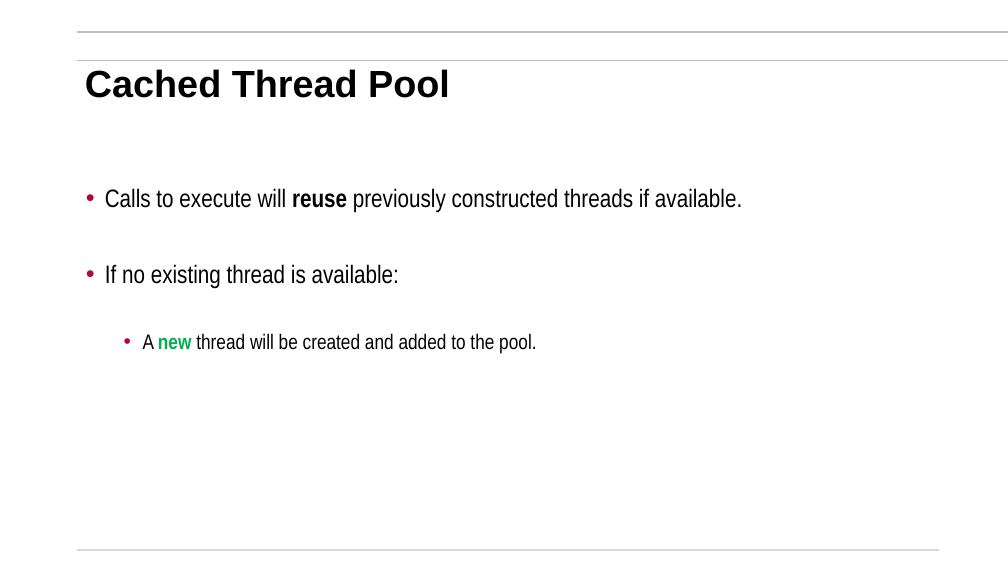
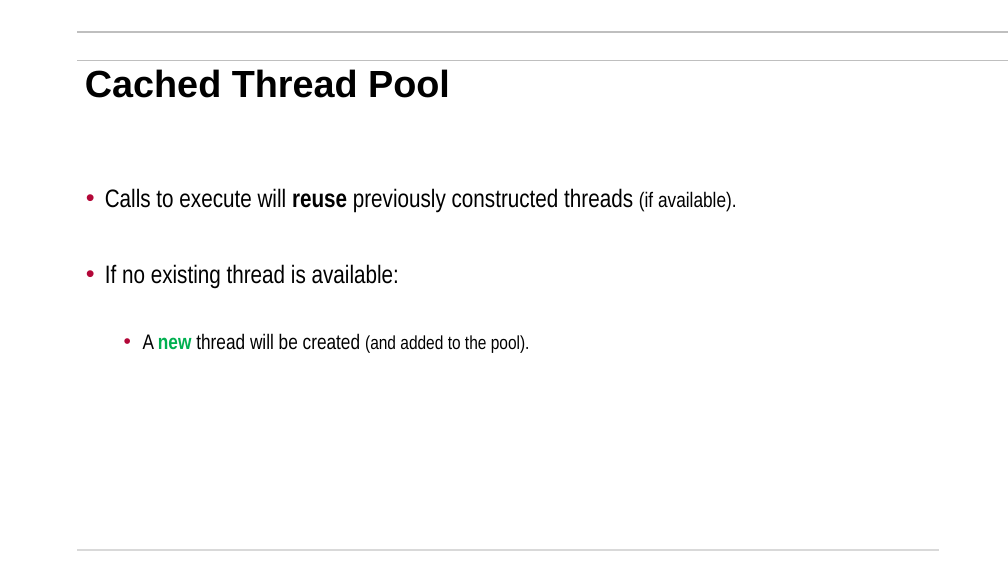
Before and after one commit to mikegrace2/CSEN160-Fall2026-Course-Website, a slide deck: slide 12 of lectures/Week07_Miscellaneuos/1_Threads_ExecutorService_V4.pptx. Drawn at 1008x567 pixels with LibreOffice and Linux fonts; fonts in the diff are those of the drawing; background and template pictures are left out. Boxes give left, top, right and bottom in pixels: in the first picture for what was removed or moved away, otherwise in the second. Text is boxed around its words. In the diff, an @@ line names an element or a change of style, - is before the commit and + after.

```diff
--- a/lectures/Week07_Miscellaneuos/1_Threads_ExecutorService_V4.pptx
+++ b/lectures/Week07_Miscellaneuos/1_Threads_ExecutorService_V4.pptx
@@ text at [105, 188, 737, 213]: text changed @@
-• Calls to execute will reuse previously constructed threads if available.
+• Calls to execute will reuse previously constructed threads (if available).
@@ text at [143, 333, 530, 353]: text changed @@
-  • A new thread will be created and added to the pool.
+  • A new thread will be created (and added to the pool).
```
Also in this commit, not shown: 4 other slides changed, 1 other file.
